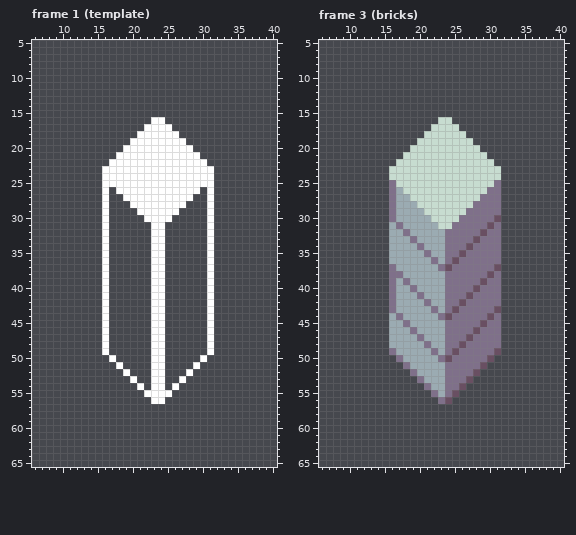
Pixel-art file -- resources/asesprite/blocks/nodes.aseprite. This is how it looked before the edit.
48x72 pixels, 10 frames. Shown: frame 1 (template): x 6..40, y 5..65; frame 3 (bricks): x 6..40, y 5..65. The commit also changed other frames, which this record leaves out.
The result:
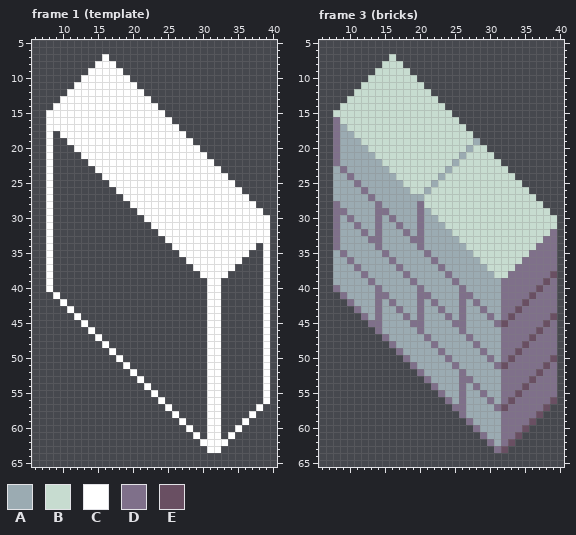
Palette (. is transparent): A #9babb2  B #c7dcd0  C #ffffff  D #7f708a  E #694f62
Changes in this commit:
layer "column" now hidden
layer "windows/window east west" added
--- frame 1 (template)
@@ x 6..40 @@
  6 ...................................
- 7 ...................................
- 8 ...................................
- 9 ...................................
-10 ...................................
-11 ...................................
-12 ...................................
-13 ...................................
-14 ...................................
-15 ...................................
-16 .................CC................
-17 ................CCCC...............
-18 ...............CCCCCC..............
-19 ..............CCCCCCCC.............
-20 .............CCCCCCCCCC............
-21 ............CCCCCCCCCCCC...........
-22 ...........CCCCCCCCCCCCCC..........
-23 ..........CCCCCCCCCCCCCCCC.........
-24 ..........CCCCCCCCCCCCCCCC.........
-25 ..........CCCCCCCCCCCCCCCC.........
-26 ..........C.CCCCCCCCCCCC.C.........
-27 ..........C..CCCCCCCCCC..C.........
-28 ..........C...CCCCCCCC...C.........
-29 ..........C....CCCCCC....C.........
-30 ..........C.....CCCC.....C.........
-31 ..........C......CC......C.........
-32 ..........C......CC......C.........
-33 ..........C......CC......C.........
-34 ..........C......CC......C.........
-35 ..........C......CC......C.........
-36 ..........C......CC......C.........
-37 ..........C......CC......C.........
-38 ..........C......CC......C.........
-39 ..........C......CC......C.........
-40 ..........C......CC......C.........
-41 ..........C......CC......C.........
-42 ..........C......CC......C.........
-43 ..........C......CC......C.........
-44 ..........C......CC......C.........
-45 ..........C......CC......C.........
-46 ..........C......CC......C.........
-47 ..........C......CC......C.........
-48 ..........C......CC......C.........
-49 ..........C......CC......C.........
-50 ...........C.....CC.....C..........
-51 ............C....CC....C...........
-52 .............C...CC...C............
-53 ..............C..CC..C.............
-54 ...............C.CC.C..............
-55 ................CCCC...............
-56 .................CC................
-57 ...................................
-58 ...................................
-59 ...................................
-60 ...................................
-61 ...................................
-62 ...................................
-63 ...................................
+ 7 ..........C........................
+ 8 .........CCC.......................
+ 9 ........CCCCC......................
+10 .......CCCCCCC.....................
+11 ......CCCCCCCCC....................
+12 .....CCCCCCCCCCC...................
+13 ....CCCCCCCCCCCCC..................
+14 ...CCCCCCCCCCCCCCC.................
+15 ..CCCCCCCCCCCCCCCCC................
+16 ..CCCCCCCCCCCCCCCCCC...............
+17 ..CCCCCCCCCCCCCCCCCCC..............
+18 ..C.CCCCCCCCCCCCCCCCCC.............
+19 ..C..CCCCCCCCCCCCCCCCCC............
+20 ..C...CCCCCCCCCCCCCCCCCC...........
+21 ..C....CCCCCCCCCCCCCCCCCC..........
+22 ..C.....CCCCCCCCCCCCCCCCCC.........
+23 ..C......CCCCCCCCCCCCCCCCCC........
+24 ..C.......CCCCCCCCCCCCCCCCCC.......
+25 ..C........CCCCCCCCCCCCCCCCCC......
+26 ..C.........CCCCCCCCCCCCCCCCCC.....
+27 ..C..........CCCCCCCCCCCCCCCCCC....
+28 ..C...........CCCCCCCCCCCCCCCCCC...
+29 ..C............CCCCCCCCCCCCCCCCCC..
+30 ..C.............CCCCCCCCCCCCCCCCCC.
+31 ..C..............CCCCCCCCCCCCCCCCC.
+32 ..C...............CCCCCCCCCCCCCCCC.
+33 ..C................CCCCCCCCCCCCCCC.
+34 ..C.................CCCCCCCCCCCC.C.
+35 ..C..................CCCCCCCCCC..C.
+36 ..C...................CCCCCCCC...C.
+37 ..C....................CCCCCC....C.
+38 ..C.....................CCCC.....C.
+39 ..C......................CC......C.
+40 ..C......................CC......C.
+41 ...C.....................CC......C.
+42 ....C....................CC......C.
+43 .....C...................CC......C.
+44 ......C..................CC......C.
+45 .......C.................CC......C.
+46 ........C................CC......C.
+47 .........C...............CC......C.
+48 ..........C..............CC......C.
+49 ...........C.............CC......C.
+50 ............C............CC......C.
+51 .............C...........CC......C.
+52 ..............C..........CC......C.
+53 ...............C.........CC......C.
+54 ................C........CC......C.
+55 .................C.......CC......C.
+56 ..................C......CC......C.
+57 ...................C.....CC.....C..
+58 ....................C....CC....C...
+59 .....................C...CC...C....
+60 ......................C..CC..C.....
+61 .......................C.CC.C......
+62 ........................CCCC.......
+63 .........................CC........
 64 ...................................
--- frame 3 (bricks)
@@ x 6..40 @@
  6 ...................................
- 7 ...................................
- 8 ...................................
- 9 ...................................
-10 ...................................
-11 ...................................
-12 ...................................
-13 ...................................
-14 ...................................
-15 ...................................
-16 .................BB................
-17 ................BBBB...............
-18 ...............BBBBBB..............
-19 ..............BBBBBBBB.............
-20 .............BBBBBBBBBB............
-21 ............BBBBBBBBBBBB...........
-22 ...........BBBBBBBBBBBBBB..........
-23 ..........BBBBBBBBBBBBBBBB.........
-24 ..........BBBBBBBBBBBBBBBB.........
-25 ..........DBBBBBBBBBBBBBBD.........
-26 ..........DABBBBBBBBBBBBDD.........
-27 ..........DAABBBBBBBBBBDDD.........
-28 ..........DAAABBBBBBBBDDDD.........
-29 ..........DAAAABBBBBBDDDDD.........
-30 ..........DAAAAABBBBDDDDDE.........
-31 ..........ADAAAAABBDDDDDED.........
-32 ..........AADAAAAADDDDDEDD.........
-33 ..........AAADAAAADDDDEDDD.........
-34 ..........AAAADAAADDDEDDDD.........
-35 ..........AAAAADAADDEDDDDD.........
-36 ..........AAAAAADADEDDDDDD.........
-37 ..........DAAAAAADEDDDDDDE.........
-38 ..........DDAAAAAADDDDDDED.........
-39 ..........DADAAAAADDDDDEDD.........
-40 ..........DAADAAAADDDDEDDD.........
-41 ..........DAAADAAADDDEDDDD.........
-42 ..........DAAAADAADDEDDDDD.........
-43 ..........DAAAAADADEDDDDDE.........
-44 ..........ADAAAAADEDDDDDED.........
-45 ..........AADAAAAADDDDDEDD.........
-46 ..........AAADAAAADDDDEDDD.........
-47 ..........AAAADAAADDDEDDDD.........
-48 ..........AAAAADAADDEDDDDD.........
-49 ..........DAAAAADADEDDDDDE.........
-50 ...........DAAAAADEDDDDDE..........
-51 ............DAAAAADDDDDE...........
-52 .............DAAAADDDDE............
-53 ..............DAAADDDE.............
-54 ...............DAADDE..............
-55 ................DADE...............
-56 .................DE................
-57 ...................................
-58 ...................................
-59 ...................................
-60 ...................................
-61 ...................................
-62 ...................................
-63 ...................................
+ 7 ..........B........................
+ 8 .........BBB.......................
+ 9 ........BBBBB......................
+10 .......BBBBBBB.....................
+11 ......BBBBBBBBB....................
+12 .....BBBBBBBBBBB...................
+13 ....BBBBBBBBBBBBB..................
+14 ...BBBBBBBBBBBBBBB.................
+15 ..BBBBBBBBBBBBBBBBB................
+16 ..DBBBBBBBBBBBBBBBBB...............
+17 ..DABBBBBBBBBBBBBBBBB..............
+18 ..DAABBBBBBBBBBBBBBBBB.............
+19 ..DAAABBBBBBBBBBBBBBBBA............
+20 ..DAAAABBBBBBBBBBBBBBABB...........
+21 ..DAAAAABBBBBBBBBBBBABBBB..........
+22 ..DAAAAAABBBBBBBBBBABBBBBB.........
+23 ..ADAAAAAABBBBBBBBABBBBBBBB........
+24 ..AADAAAAAABBBBBBABBBBBBBBBB.......
+25 ..AAADAAAAAABBBBABBBBBBBBBBBB......
+26 ..AAAADAAAAAABBABBBBBBBBBBBBBB.....
+27 ..AAAAADAAAAAAABBBBBBBBBBBBBBBB....
+28 ..DAAAAADAAAAADBBBBBBBBBBBBBBBBB...
+29 ..DDAAAADDAAAADABBBBBBBBBBBBBBBBB..
+30 ..DADAAADADAAADAABBBBBBBBBBBBBBBBB.
+31 ..DAADAADAADAADAAABBBBBBBBBBBBBBBB.
+32 ..DAAADADAAADADAAAABBBBBBBBBBBBBBD.
+33 ..DAAAADDAAAADDAAAAABBBBBBBBBBBBDD.
+34 ..DAAAAADAAAAADAAAAAABBBBBBBBBBDDD.
+35 ..ADAAAAADAAAAADAAAAAABBBBBBBBDDDD.
+36 ..AADAAAAADAAAAADAAAAAABBBBBBDDDDD.
+37 ..AAADAAAAADAAAAADAAAAAABBBBDDDDDD.
+38 ..AAAADAAAAADAAAAADAAAAAABBDDDDDDE.
+39 ..AAAAADAAAAADAAAAADAAAAAADDDDDDED.
+40 ..DAAAAADAAAAADAAAAADAAAAADDDDDEDD.
+41 ...DAAAADDAAAADDAAAADDAAAADDDDEDDD.
+42 ....DAAADADAAADADAAADADAAADDDEDDDD.
+43 .....DAADAADAADAADAADAADAADDEDDDDD.
+44 ......DADAAADADAAADADAAADADEDDDDDE.
+45 .......DDAAAADDAAAADDAAAADEDDDDDED.
+46 ........DAAAAADAAAAADAAAAADDDDDEDD.
+47 .........DAAAAADAAAAADAAAADDDDEDDD.
+48 ..........DAAAAADAAAAADAAADDDEDDDD.
+49 ...........DAAAAADAAAAADAADDEDDDDD.
+50 ............DAAAAADAAAAADADEDDDDDE.
+51 .............DAAAAADAAAAADEDDDDDED.
+52 ..............DAAAAADAAAAADDDDDEDD.
+53 ...............DAAAADDAAAADDDDEDDD.
+54 ................DAAADADAAADDDEDDDD.
+55 .................DAADAADAADDEDDDDD.
+56 ..................DADAAADADEDDDDDE.
+57 ...................DDAAAADEDDDDDE..
+58 ....................DAAAAADDDDDE...
+59 .....................DAAAADDDDE....
+60 ......................DAAADDDE.....
+61 .......................DAADDE......
+62 ........................DADE.......
+63 .........................DE........
 64 ...................................
Where, in picture pixels (left, top, right, bottom), the same in both pictures:
changed: (46, 54, 270, 453)
changed: (333, 54, 557, 453)
